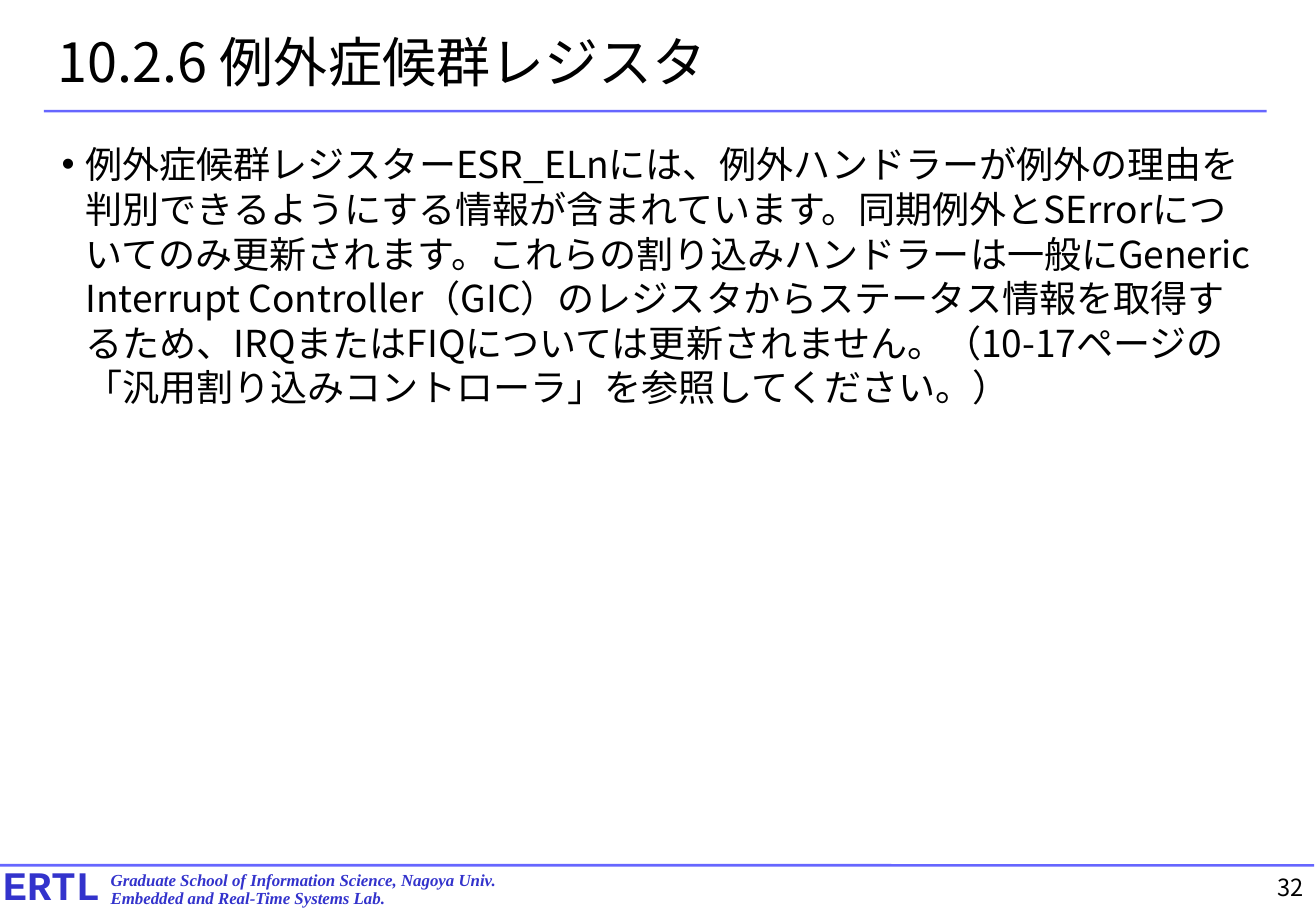
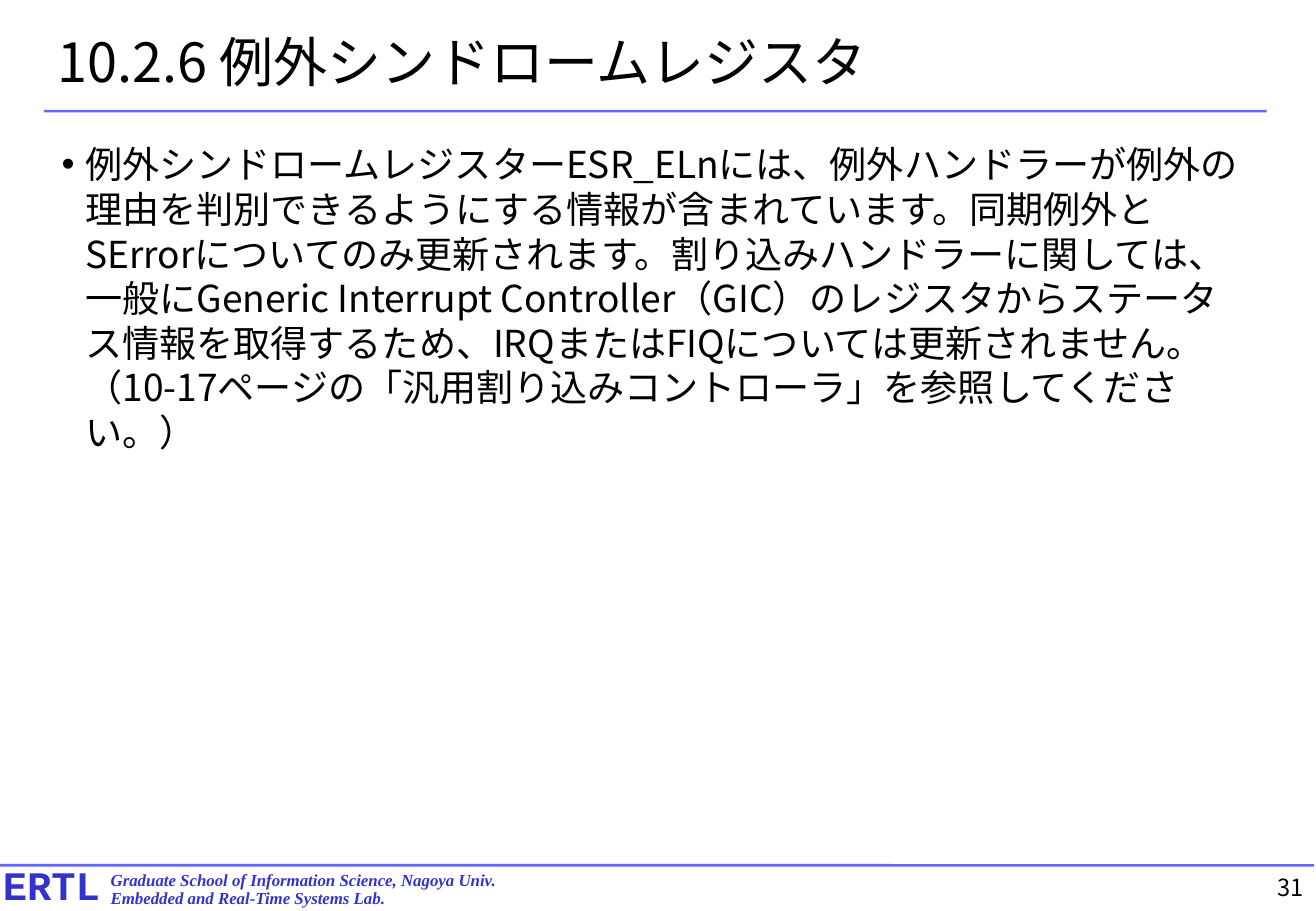
Before and after one commit to exshonda/arm64_basic, a slide deck: slide 31 of text/8.chapter10.pptx (slide 32 before the commit). Drawn at 1316x911 pixels with LibreOffice and Linux fonts; fonts in the diff are those of the drawing. Boxes give left, top, right and bottom in pixels: in the first picture for what was removed or moved away, otherwise in the second. Text is boxed around its words. In the diff, an @@ line names an element or a change of style, - is before the commit and + after.

```diff
--- a/text/8.chapter10.pptx
+++ b/text/8.chapter10.pptx
@@ title at [58,36,867,87]: text changed @@
-10.2.6 例外症候群レジスタ
+10.2.6 例外シンドロームレジスタ
@@ text at [86,146,1238,450]: text changed @@
-• 例外症候群レジスターESR_ELnには、例外ハンドラーが例外の理由を判別できるようにする情報が含まれています。同期例外とSErrorについてのみ更新されます。これらの割り込みハンドラーは一般にGeneric Interrupt Controller（GIC）のレジスタからステータス情報を取得するため、IRQまたはFIQについては更新されません。（10-17ページの「汎用割り込みコントローラ」を参照してください。）
+• 例外シンドロームレジスターESR_ELnには、例外ハンドラーが例外の理由を判別できるようにする情報が含まれています。同期例外とSErrorについてのみ更新されます。割り込みハンドラーに関しては、一般にGeneric Interrupt Controller（GIC）のレジスタからステータス情報を取得するため、IRQまたはFIQについては更新されません。（10-17ページの「汎用割り込みコントローラ」を参照してください。）
@@ page number at [1278,878,1304,897]: text changed @@
-32
+31
```
Also in this commit, not shown: 15 other slides changed, 1 slide removed.
